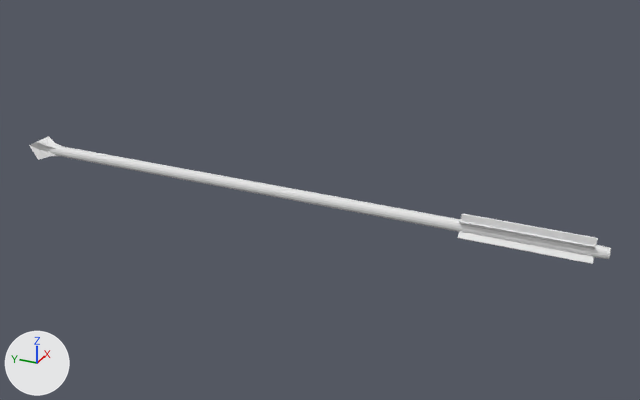
The Blender file mesh/poly/final/arrow_ma.blend: old version first, new version second.
The view is the same before and after, from a 50 mm camera at (-1.202, -0.084, 0.6) aimed at (0.022, 0.467, -0.012). The axes (+X, +Y, +Z) are drawn at lower left. The lights are the same throughout.

Script lines for the objects in view, before the commit:
```python
me_cube = bpy.data.meshes.new('Cube')
me_cube.from_pydata(...)  # 276 vertices, 270 faces; spans x -1.8..1.8, y -26.9..78.8, z -2.0..2.0
ob_cube_001 = bpy.data.objects.new('Cube.001', me_cube)
ob_cube_001.location = (0.0, 0.269, 0.0)
ob_cube_001.scale = (0.01, 0.01, 0.01)
```
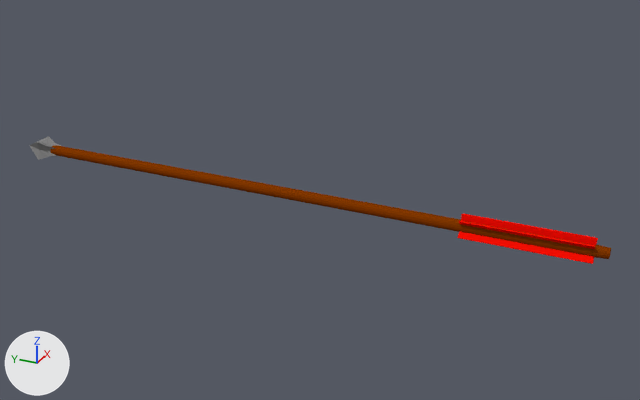
Patch to the scene script:
```diff
--- a/mesh/poly/final/arrow_ma.blend.py
+++ b/mesh/poly/final/arrow_ma.blend.py
@@ mat_feder_mat @@
+mat_feder_mat = diffuse_material('feder_mat')
+mat_feder_mat.base_color = (1.0, 0.00519, 0.00092)  # red #ff1003
@@ mat_holz_mat @@
+mat_holz_mat = diffuse_material('holz_mat')
+mat_holz_mat.base_color = (0.227, 0.0395, 0.0)  # brown #833800
@@ mat_spitze_mat @@
+mat_spitze_mat = diffuse_material('spitze_mat')
+mat_spitze_mat.base_color = (0.227, 0.227, 0.227)  # grey #838383
@@ me_cube @@
 me_cube.from_pydata(...)  # 276 vertices, 270 faces; spans x -1.8..1.8, y -26.9..78.8, z -2.0..2.0
 # used by ob_cube_001; location = (0.0, 0.269, 0.0); scale = (0.01, 0.01, 0.01)
+# me_cube part 1: 224 of the faces centred in x -0.9..0.9, y -26.9..73.1, z -0.9..0.9 switch from no material to mat_holz_mat (brown #833800)
+# me_cube part 2: 28 of the faces centred in x -1.1..1.1, y 69.2..76.5, z -1.1..1.1 switch from no material to mat_spitze_mat (grey #838383)
+# me_cube part 3: 18 of the faces centred in x -1.4..1.4, y -24.8..-4.8, z -2.0..2.0 switch from no material to mat_feder_mat (red #ff1003)
```

What differs and where, as boxes (x1, y1, x2, y2) in the pictures (640 x 400 px):
part 1 of me_cube, recoloured (white to brown)
    both: (50, 145, 611, 259)
part 2 of me_cube, recoloured (white to grey)
    both: (29, 136, 61, 160)
part 3 of me_cube, recoloured (white to red)
    both: (458, 214, 598, 264)
